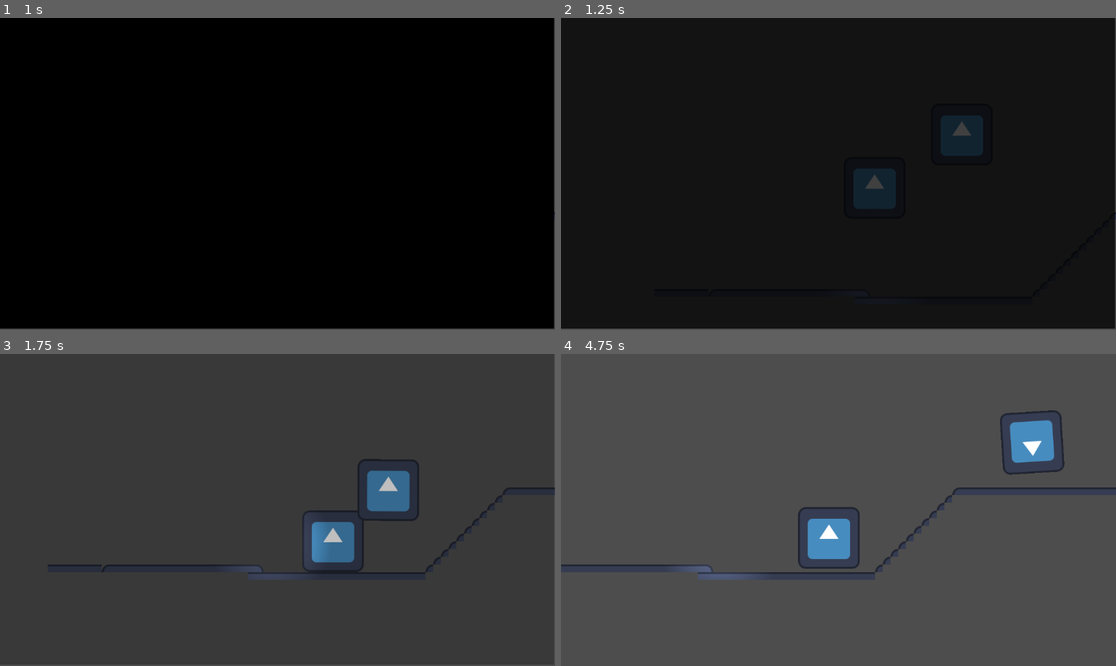
Above: before the commit, frames 1-4 (two rows, left to right).
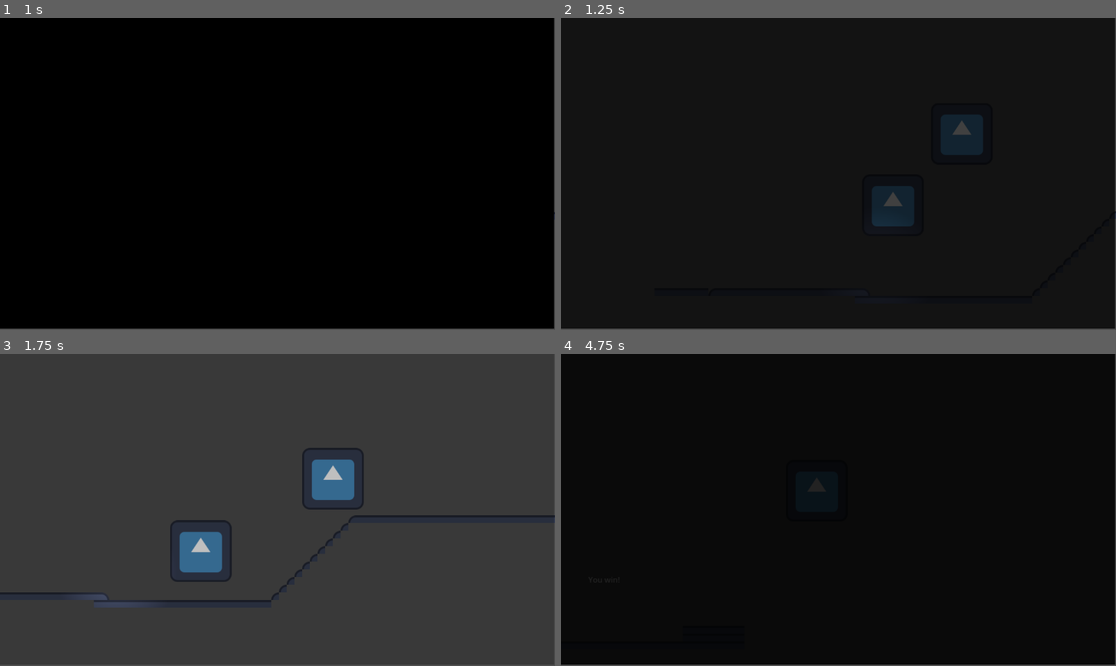
Above: after the commit, the same moments.

Repository: dustngroh/CapstoneProject
Game: Godot game, scene res://Game.tscn
The game is run twice, just before and just after one commit, with the same random seed, the same clock (stepped at 60 frames per second) and the same inputs. Before the commit the project has no main scene; this scene is started directly in both runs. The engine's default icon, where the game draws it, is replaced by a stand-in: a white triangle on a blue panel in a dark square.
Inputs:
- Up to frame 1 (1 s): tap Enter (ui_accept) at 0.5, 0.6 s; hold Right (ui_right) from 0.53 s (still down); tap Space (jump, bound only after the commit) at 0.77, 0.8 s
- Up to frame 2 (1.25 s): keep holding Right (ui_right); tap Space (jump, bound only after the commit) at 1.07 s
- Up to frame 3 (1.75 s): keep holding Right (ui_right); tap Space (jump, bound only after the commit) at 1.35, 1.52 s; tap Enter (ui_accept) at 1.55 s
- Up to frame 4 (4.75 s): tap Space (jump, bound only after the commit) at 1.82, 2.3, 3.02, 3.32, 3.6, 3.77, 4.07, 4.52 s; release Right (ui_right) at 2.03 s; hold Left (ui_left) 2.03-2.78 s; tap Enter (ui_accept) at 2.1, 2.85, 4.35 s; hold Right (ui_right) 2.78-4.28 s; hold Left (ui_left) from 4.28 s (still down)

Frame 1 is identical in both runs. In frame 2, 1.4% of the frame differs, in the area x 52-100%, y 30-67%; in frame 3, 6.1%; in frame 4, 99%, in the area x 0-100%, y 0-100%.

Commit message:
Add acceleration/deceleration to Player. Add Project Input Map.

Diff:
--- a/run-game/character_body_2d.gd
+++ b/run-game/character_body_2d.gd
@@ -1,29 +1,27 @@
 extends CharacterBody2D
 
 
-const SPEED = 300.0
-const JUMP_VELOCITY = -400.0
-var push_force = 80.0
+#const SPEED = 300.0
+#const JUMP_VELOCITY = -400.0
+@export var push_force = 200.0
+@export var speed = 1000
+@export var jump_speed = -1000
+@export var gravity = 2000
+@export_range(0.0, 1.0) var friction = 0.1
+@export_range(0.0 , 1.0) var acceleration = 0.08
 
 
 func _physics_process(delta: float) -> void:
-	# Add the gravity.
-	if not is_on_floor():
-		velocity += get_gravity() * delta
-
-	# Handle jump.
-	if Input.is_action_just_pressed("ui_accept") and is_on_floor():
-		velocity.y = JUMP_VELOCITY
-
-	# Get the input direction and handle the movement/deceleration.
-	# As good practice, you should replace UI actions with custom gameplay actions.
-	var direction := Input.get_axis("ui_left", "ui_right")
-	if direction:
-		velocity.x = direction * SPEED
+	velocity.y += gravity * delta
+	var dir = Input.get_axis("walk_left", "walk_right")
+	if dir != 0:
+		velocity.x = lerp(velocity.x, dir * speed, acceleration)
 	else:
-		velocity.x = move_toward(velocity.x, 0, SPEED)
+		velocity.x = lerp(velocity.x, 0.0, friction)
 
 	move_and_slide()
+	if Input.is_action_just_pressed("jump") and is_on_floor():
+		velocity.y = jump_speed
 
 	for i in get_slide_collision_count():
 		var c = get_slide_collision(i)
--- a/run-game/project.godot
+++ b/run-game/project.godot
@@ -11,5 +11,26 @@
 [application]
 
 config/name="Run Game"
+run/main_scene="res://Game.tscn"
 config/features=PackedStringArray("4.3", "Forward Plus")
 config/icon="res://icon.svg"
+
+[input]
+
+walk_left={
+"deadzone": 0.5,
+"events": [Object(InputEventKey,"resource_local_to_scene":false,"resource_name":"","device":-1,"window_id":0,"alt_pressed":false,"shift_pressed":false,"ctrl_pressed":false,"meta_pressed":false,"pressed":false,"keycode":0,"physical_keycode":4194319,"key_label":0,"unicode":0,"location":0,"echo":false,"script":null)
+, Object(InputEventKey,"resource_local_to_scene":false,"resource_name":"","device":-1,"window_id":0,"alt_pressed":false,"shift_pressed":false,"ctrl_pressed":false,"meta_pressed":false,"pressed":false,"keycode":0,"physical_keycode":65,"key_label":0,"unicode":97,"location":0,"echo":false,"script":null)
+]
+}
+walk_right={
+"deadzone": 0.5,
+"events": [Object(InputEventKey,"resource_local_to_scene":false,"resource_name":"","device":-1,"window_id":0,"alt_pressed":false,"shift_pressed":false,"ctrl_pressed":false,"meta_pressed":false,"pressed":false,"keycode":0,"physical_keycode":4194321,"key_label":0,"unicode":0,"location":0,"echo":false,"script":null)
+, Object(InputEventKey,"resource_local_to_scene":false,"resource_name":"","device":-1,"window_id":0,"alt_pressed":false,"shift_pressed":false,"ctrl_pressed":false,"meta_pressed":false,"pressed":false,"keycode":0,"physical_keycode":68,"key_label":0,"unicode":100,"location":0,"echo":false,"script":null)
+]
+}
+jump={
+"deadzone": 0.5,
+"events": [Object(InputEventKey,"resource_local_to_scene":false,"resource_name":"","device":-1,"window_id":0,"alt_pressed":false,"shift_pressed":false,"ctrl_pressed":false,"meta_pressed":false,"pressed":false,"keycode":0,"physical_keycode":32,"key_label":0,"unicode":32,"location":0,"echo":false,"script":null)
+]
+}
Not shown: 1 places in run-game/character_body_2d.tscn that only renumber resources
